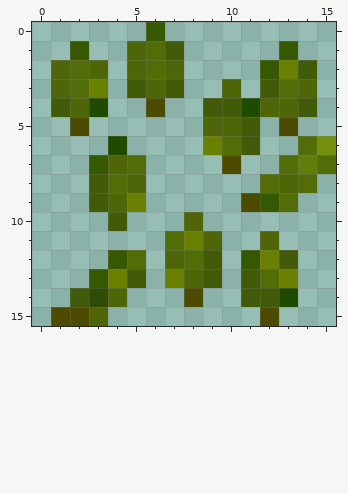
Pixel-art sprite, stored at textures/leaflitter1.png. The first picture shows the starting point.
The file is 16x16 pixels. Colours within 5 levels of each other are drawn and written as one.
And afterwards:
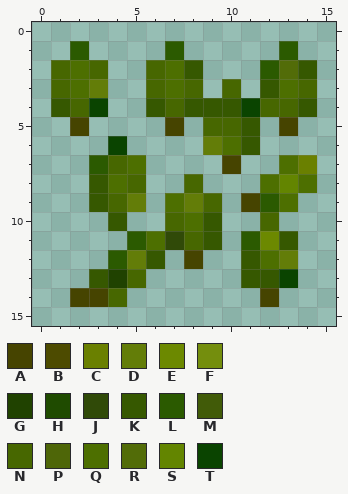
Palette (. is transparent): A #464400  B #4d4b00  C #6a8000  D #637d08  E #6c8900  F #748e0d  G #204200  H #1f4b00  J #304a08  K #365800  L #2b5a00  M #415b08  N #476700  P #4e6608  Q #4d6f00  R #526c08  S #638500  T #0a4400
Changes in this commit:
{"y":0,"x":6,"old":"K","new":"."}
{"y":1,"x":2,"old":"K","new":"L"}
{"y":1,"x":5,"old":"PRM","new":"..L"}
{"y":1,"x":13,"old":"K","new":"L"}
{"y":2,"x":1,"old":"PRP","new":"NQN"}
{"y":2,"x":5,"old":"PRP.","new":".NQK"}
{"y":2,"x":12,"old":"KCM","new":"LRK"}
{"y":3,"x":1,"old":"PRC","new":"NQD"}
{"y":3,"x":5,"old":"MPM.","new":".NQN"}
{"y":3,"x":10,"old":"P","new":"N"}
{"y":3,"x":12,"old":"MRP","new":"KQN"}
{"y":4,"x":1,"old":"MPH","new":"KNT"}
{"y":4,"x":6,"old":"B..MMHPPM","new":"KNKKKTNNK"}
{"y":5,"x":2,"old":"B","new":"A"}
{"y":5,"x":7,"old":".","new":"A"}
{"y":5,"x":9,"old":"PPM","new":"NNK"}
{"y":5,"x":13,"old":"B","new":"A"}
{"y":6,"x":4,"old":"H","new":"T"}
{"y":6,"x":9,"old":"CRM","new":"DQK"}
{"y":6,"x":14,"old":"RF","new":".."}
{"y":7,"x":3,"old":"KPR","new":"LNQ"}
{"y":7,"x":10,"old":"B","new":"A"}
{"y":7,"x":13,"old":"RDR","new":"QC."}
{"y":8,"x":3,"old":"MRP","new":"KQN"}
{"y":8,"x":8,"old":".","new":"N"}
{"y":8,"x":12,"old":"RPR","new":"QSQ"}
{"y":9,"x":3,"old":"MPC","new":"KND"}
{"y":9,"x":7,"old":"...","new":"QDN"}
{"y":9,"x":11,"old":"BKR","new":"ALQ"}
{"y":10,"x":4,"old":"M","new":"K"}
{"y":10,"x":7,"old":".P.","new":"NQK"}
{"y":10,"x":12,"old":".","new":"N"}
{"y":11,"x":5,"old":"..RCP","new":"LQJNK"}
{"y":11,"x":11,"old":".P.","new":"LEK"}
{"y":12,"x":4,"old":"KR.PRM","new":"LDK.A."}
{"y":12,"x":12,"old":"CM","new":"QD"}
{"y":13,"x":4,"old":"CM","new":"GN"}
{"y":13,"x":7,"old":"CPM","new":"..."}
{"y":13,"x":11,"old":"MRC","new":"KKT"}
{"y":14,"x":2,"old":"MJP","new":"AAN"}
{"y":14,"x":8,"old":"B","new":"."}
{"y":14,"x":11,"old":"MMH","new":".A."}
{"y":15,"x":1,"old":"BBP","new":"..."}
{"y":15,"x":12,"old":"B","new":"."}
{"label":"changed","picture_box":[51,22,336,326]}
